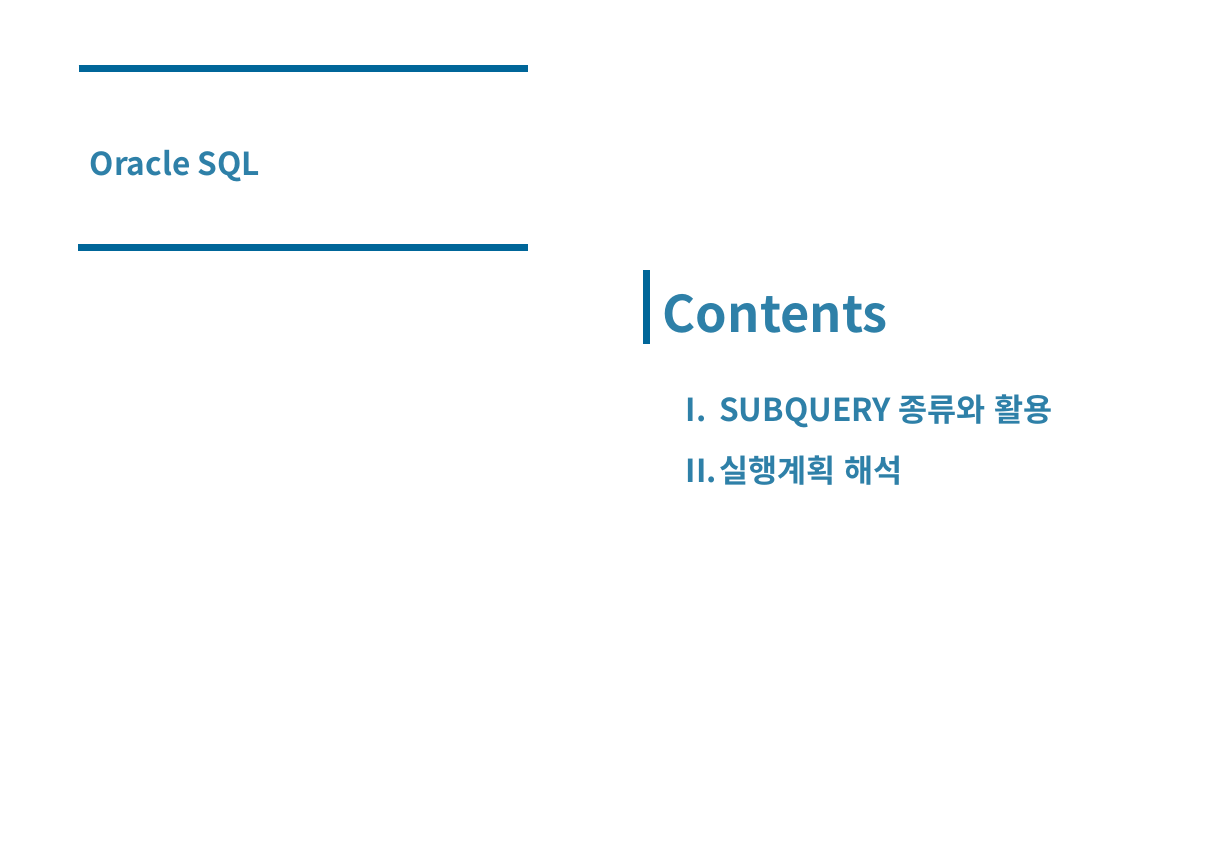
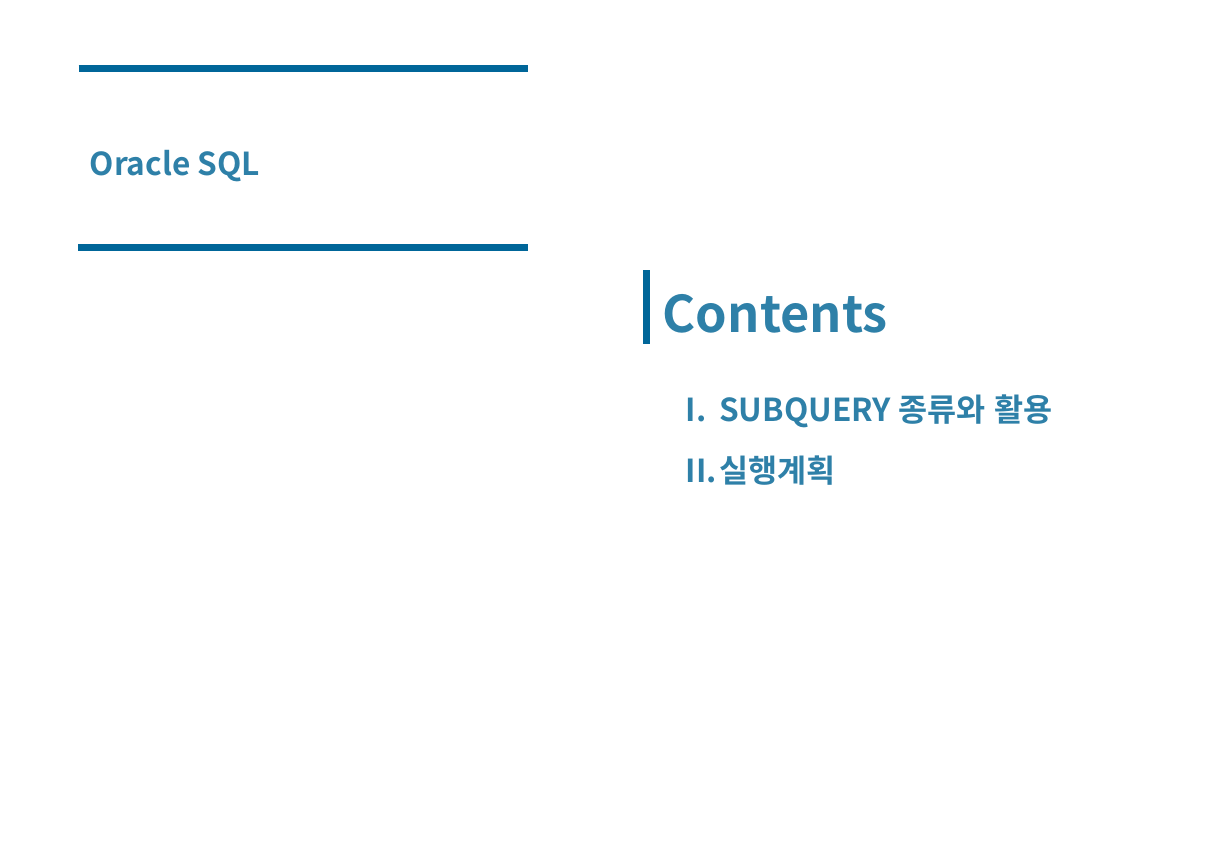
Before and after one commit to wooseok1152/SQL, a slide deck: slide 2 of SQL_seminar/SQL중상급활용_CH2.pptx. Drawn at 1232x853 pixels with LibreOffice and Linux fonts; fonts in the diff are those of the drawing. Boxes give left, top, right and bottom in pixels: in the first picture for what was removed or moved away, otherwise in the second. Text is boxed around its words. In the diff, an @@ line names an element or a change of style, - is before the commit and + after.

```diff
--- a/SQL_seminar/SQL중상급활용_CH2.pptx
+++ b/SQL_seminar/SQL중상급활용_CH2.pptx
@@ text at [686, 455, 836, 485]: text changed @@
-II. 실행계획 해석
+II. 실행계획
```
Also in this commit, not shown: 3 other slides changed, 12 slides added, 1 other file.
